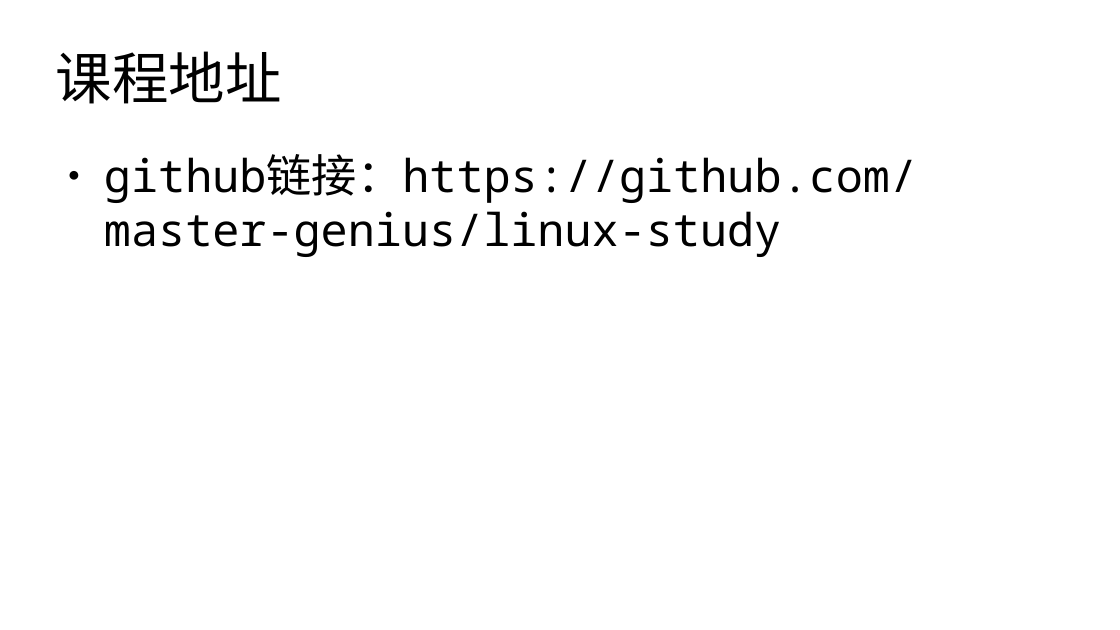
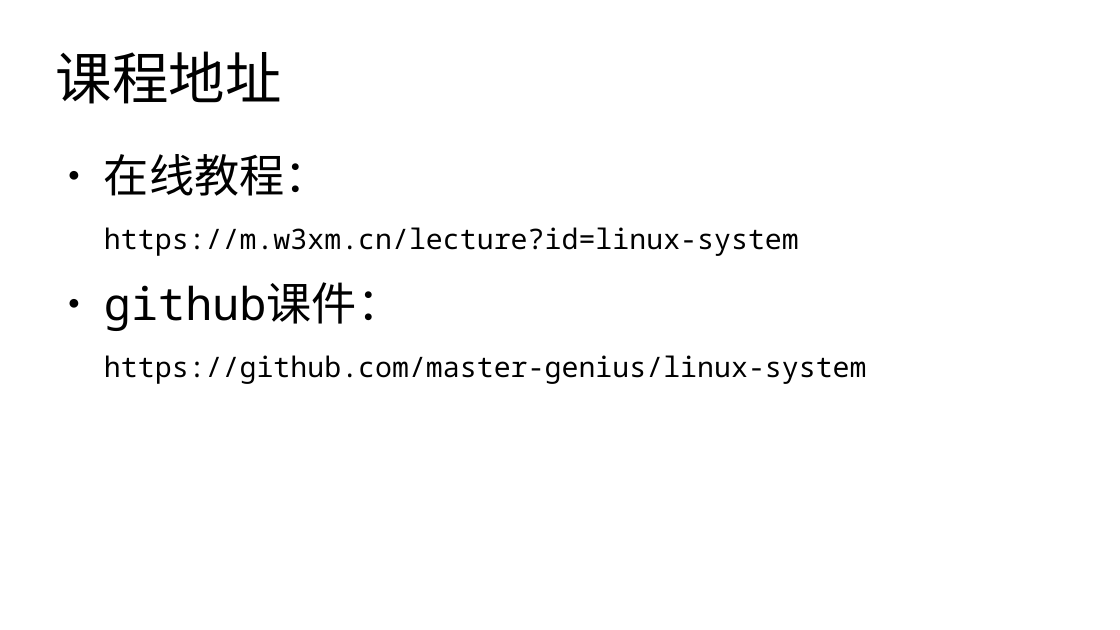
Before and after one commit to master-genius/linux-system, a slide deck: slide 4 of materials/slides/ch00-课程介绍.odp. Drawn at 1120x630 pixels with LibreOffice and Linux fonts; fonts in the diff are those of the drawing. Boxes give left, top, right and bottom in pixels: in the first picture for what was removed or moved away, otherwise in the second. Text is boxed around its words. In the diff, an @@ line names an element or a change of style, - is before the commit and + after.

Commit message:
更新课程介绍

```diff
--- a/materials/slides/ch00-课程介绍.odp
+++ b/materials/slides/ch00-课程介绍.odp
@@ text at [104, 154, 867, 384]: text changed; size 32 to 20 pt @@
-● github链接：https://github.com/master-genius/linux-study
+● 在线教程：
+https://m.w3xm.cn/lecture?id=linux-system
+● github课件：
+https://github.com/master-genius/linux-system
```
Also in this commit, not shown: 1 other slide changed, 2 slides removed, 1 other file.
